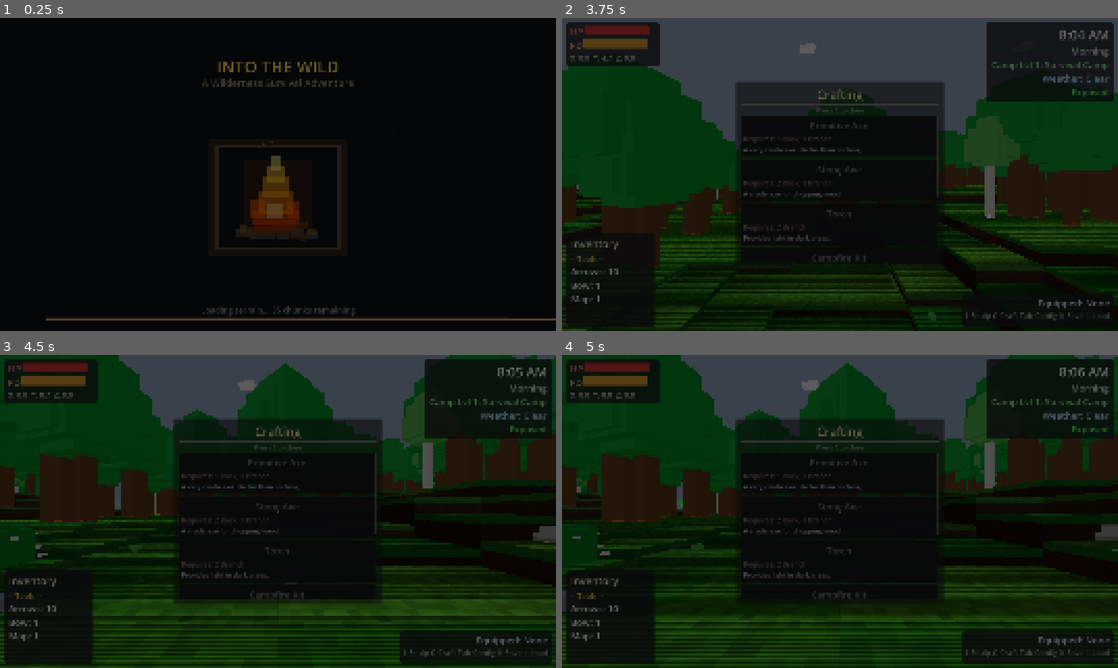
Above: before the commit, frames 1-4 (two rows, left to right).
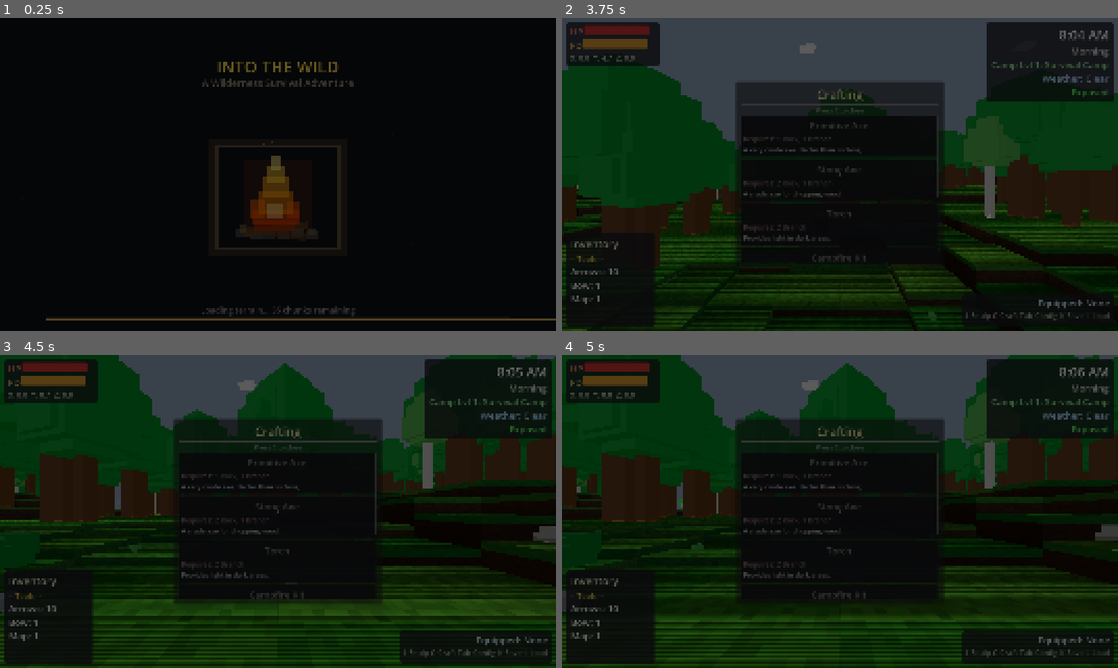
Above: after the commit, the same moments.

Repository: adchamberlain/into-the-wild
Game: Godot game, scene res://scenes/main.tscn
Two runs of this game, one before a commit and one after it. Both use one fixed random seed, a clock stepped at 60 frames per second and the inputs below.
Inputs (mouse positions are in pixels of both pictures, inside the frame that each line leads up to):
- Up to frame 1 (0.25 s): no input
- Up to frame 2 (3.75 s): tap Enter at 0.5, 2 s; move the mouse to (867, 174) at 0.52 s; hold F (eat) 0.53-1.28 s; hold W (move_forward) 0.53-3.53 s; click (867, 174) at 0.67 s; tap Space (jump) at 0.77, 1.07, 1.25, 1.52, 1.82, 3.02, 3.32 s; move the mouse to (812, 174) at 1.27 s; tap E (interact) at 1.35 s; move the mouse to (851, 168) at 2.02 s; hold M (move_structure) 2.03-2.78 s; move the mouse to (834, 180) at 2.77 s; tap C (open_crafting) at 2.85 s; click (834, 180) at 2.92 s; move the mouse to (1006, 221) at 3.52 s; hold A (move_left) from 3.53 s (still down); hold Shift (sprint) from 3.53 s (still down)
- Up to frame 3 (4.5 s): tap Space (jump) at 3.77, 4.07 s; release A (move_left) at 4.25 s; release Shift (sprint) at 4.25 s; drag from (111, 464) to (194, 433) at 4.27 s
- Up to frame 4 (5 s): no input

Frames 1-2 are identical in both runs. In frame 3, less than 0.1% of the frame differs, in the area x 0-9%, y 55-65%; in frame 4, less than 0.1%.

Commit message:
Redesign stump and bush decorations
Stump: single solid bark box with concentric ring pattern using same-height
overlapping boxes (bark > light wood > dark ring > heartwood) to avoid
Z-fighting and pancake stacking. Grass tufts at base.

Bush: replaced cactus-like floating blossoms with a solid organic shape -
one core body, 3-5 overlapping leaf clusters at different angles, and a
lighter green top tuft. No separate blossom objects.

Co-Authored-By: Claude Opus 4.6 <noreply@anthropic.com>

Diff:
--- a/scripts/world/terrain_chunk.gd
+++ b/scripts/world/terrain_chunk.gd
@@ -1645,45 +1645,47 @@
 
 func _create_scatter_bush(pos: Vector3, rng: RandomNumberGenerator) -> void:
 	var bush: Node3D = Node3D.new()
-	var num_boxes: int = rng.randi_range(3, 5)
-	var base_size: float = rng.randf_range(0.8, 1.4)
-
-	for i: int in range(num_boxes):
-		var box: MeshInstance3D = MeshInstance3D.new()
-		var mesh: BoxMesh = BoxMesh.new()
-		var sx: float = base_size * rng.randf_range(0.5, 1.0)
-		var sy: float = base_size * rng.randf_range(0.5, 0.9)
-		var sz: float = base_size * rng.randf_range(0.5, 1.0)
-		mesh.size = Vector3(sx, sy, sz)
-		box.mesh = mesh
-		box.material_override = _get_bush_material(rng.randf() > 0.5)
-		box.position = Vector3(
-			rng.randf_range(-0.3, 0.3) * base_size,
-			sy * 0.5 + rng.randf_range(0.0, 0.15),
-			rng.randf_range(-0.3, 0.3) * base_size
+	var base_size: float = rng.randf_range(0.6, 1.0)
+
+	# Core body — large rounded mass
+	var core: MeshInstance3D = MeshInstance3D.new()
+	var core_mesh: BoxMesh = BoxMesh.new()
+	core_mesh.size = Vector3(base_size, base_size * 0.7, base_size)
+	core.mesh = core_mesh
+	core.material_override = _get_bush_material(true)
+	core.position.y = base_size * 0.35
+	bush.add_child(core)
+
+	# 3-5 overlapping leaf clusters at different angles for volume
+	var num_clusters: int = rng.randi_range(3, 5)
+	for i: int in range(num_clusters):
+		var cluster: MeshInstance3D = MeshInstance3D.new()
+		var cluster_mesh: BoxMesh = BoxMesh.new()
+		var cw: float = base_size * rng.randf_range(0.4, 0.8)
+		var ch: float = base_size * rng.randf_range(0.3, 0.6)
+		var cd: float = base_size * rng.randf_range(0.4, 0.8)
+		cluster_mesh.size = Vector3(cw, ch, cd)
+		cluster.mesh = cluster_mesh
+		cluster.material_override = _get_bush_material(rng.randf() > 0.4)
+		var c_angle: float = rng.randf() * TAU
+		var c_radius: float = base_size * rng.randf_range(0.15, 0.35)
+		cluster.position = Vector3(
+			cos(c_angle) * c_radius,
+			base_size * rng.randf_range(0.2, 0.55),
+			sin(c_angle) * c_radius
 		)
-		bush.add_child(box)
-
-	# Scatter pink-white blossoms on the outer surface of the bush
-	var num_blossoms: int = rng.randi_range(10, 16)
-	for b: int in range(num_blossoms):
-		var blossom: MeshInstance3D = MeshInstance3D.new()
-		var blossom_mesh: BoxMesh = BoxMesh.new()
-		var bsize: float = rng.randf_range(0.08, 0.14)
-		blossom_mesh.size = Vector3(bsize, bsize * 0.6, bsize)
-		blossom.mesh = blossom_mesh
-		blossom.material_override = _get_blossom_material()
-		# Push to outer surface of bush so they're visible (beyond green box edges)
-		var angle: float = rng.randf() * TAU
-		var radius: float = base_size * rng.randf_range(0.55, 0.85)
-		var blossom_y: float = base_size * rng.randf_range(0.1, 0.85)
-		blossom.position = Vector3(
-			cos(angle) * radius,
-			blossom_y,
-			sin(angle) * radius
-		)
-		blossom.rotation.y = rng.randf() * TAU
-		bush.add_child(blossom)
+		cluster.rotation.y = rng.randf() * TAU
+		bush.add_child(cluster)
+
+	# Top tuft — lighter green, slightly above core
+	var top_tuft: MeshInstance3D = MeshInstance3D.new()
+	var top_mesh: BoxMesh = BoxMesh.new()
+	top_mesh.size = Vector3(base_size * 0.6, base_size * 0.35, base_size * 0.6)
+	top_tuft.mesh = top_mesh
+	top_tuft.material_override = _get_bush_material(false)
+	top_tuft.position = Vector3(rng.randf_range(-0.1, 0.1), base_size * 0.6, rng.randf_range(-0.1, 0.1))
+	top_tuft.rotation.y = rng.randf_range(-0.3, 0.3)
+	bush.add_child(top_tuft)
 
 	bush.position = pos
 	bush.rotation.y = rng.randf() * TAU
@@ -1696,63 +1698,52 @@
 	var is_stump: bool = rng.randf() > 0.5
 
 	if is_stump:
-		# Short vertical stack of 2-3 flat boxes
-		var stump_radius: float = rng.randf_range(0.5, 0.7)
-		var layers: int = rng.randi_range(2, 3)
-		var y_offset: float = 0.0
-		for i: int in range(layers):
-			var box: MeshInstance3D = MeshInstance3D.new()
-			var mesh: BoxMesh = BoxMesh.new()
-			var layer_h: float = rng.randf_range(0.2, 0.35)
-			var shrink: float = 1.0 - float(i) * 0.1
-			mesh.size = Vector3(stump_radius * 2.0 * shrink, layer_h, stump_radius * 2.0 * shrink)
-			box.mesh = mesh
-			box.material_override = _get_stump_material()
-			box.position.y = y_offset + layer_h * 0.5
-			box.rotation.y = rng.randf_range(-0.1, 0.1)
-			obj.add_child(box)
-			y_offset += layer_h
-
-		# Light wood top face — sized to match top bark layer
+		var stump_radius: float = rng.randf_range(0.4, 0.6)
+		var stump_height: float = rng.randf_range(0.5, 0.8)
+		var diameter: float = stump_radius * 2.0
+
+		# Single solid bark body
+		var bark: MeshInstance3D = MeshInstance3D.new()
+		var bark_mesh: BoxMesh = BoxMesh.new()
+		bark_mesh.size = Vector3(diameter, stump_height, diameter)
+		bark.mesh = bark_mesh
+		bark.material_override = _get_stump_material()
+		bark.position.y = stump_height * 0.5
+		obj.add_child(bark)
+
+		# Light wood top face — inset slightly inside the bark edges
+		var inset: float = 0.06
 		var top: MeshInstance3D = MeshInstance3D.new()
 		var top_mesh: BoxMesh = BoxMesh.new()
-		var top_shrink: float = 1.0 - float(layers - 1) * 0.1
-		var top_size: float = stump_radius * 2.0 * top_shrink
-		top_mesh.size = Vector3(top_size * rng.randf_range(0.9, 1.0), 0.04, top_size * rng.randf_range(0.9, 1.0))
+		var top_w: float = diameter - inset * 2.0
+		top_mesh.size = Vector3(top_w, stump_height + 0.01, top_w)
 		top.mesh = top_mesh
 		top.material_override = _get_stump_top_material()
-		top.position = Vector3(rng.randf_range(-0.04, 0.04), y_offset + 0.02, rng.randf_range(-0.04, 0.04))
-		top.rotation.y = rng.randf_range(-0.2, 0.2)
+		top.position.y = stump_height * 0.5
 		obj.add_child(top)
 
-		# Irregular ring details (2-3 off-center rings) — stacked above the top face
-		var num_rings: int = rng.randi_range(2, 3)
-		for r: int in range(num_rings):
-			var ring: MeshInstance3D = MeshInstance3D.new()
-			var ring_mesh: BoxMesh = BoxMesh.new()
-			var ring_scale: float = rng.randf_range(0.35, 0.75)
-			var ring_w: float = top_size * ring_scale * rng.randf_range(0.8, 1.2)
-			var ring_d: float = top_size * ring_scale * rng.randf_range(0.8, 1.2)
-			ring_mesh.size = Vector3(ring_w, 0.03, ring_d)
-			ring.mesh = ring_mesh
-			ring.material_override = _get_stump_ring_material()
-			ring.position = Vector3(
-				rng.randf_range(-0.06, 0.06),
-				y_offset + 0.06 + float(r) * 0.035,
-				rng.randf_range(-0.06, 0.06)
-			)
-			ring.rotation.y = rng.randf_range(-0.4, 0.4)
-			obj.add_child(ring)
-
-		# Off-center inner light spot — on top of rings
-		var center: MeshInstance3D = MeshInstance3D.new()
-		var center_mesh: BoxMesh = BoxMesh.new()
-		center_mesh.size = Vector3(top_size * rng.randf_range(0.2, 0.35), 0.03, top_size * rng.randf_range(0.2, 0.35))
-		center.mesh = center_mesh
-		center.material_override = _get_stump_top_material()
-		center.position = Vector3(rng.randf_range(-0.05, 0.05), y_offset + 0.06 + float(num_rings) * 0.035, rng.randf_range(-0.05, 0.05))
-		center.rotation.y = rng.randf_range(-0.5, 0.5)
-		obj.add_child(center)
+		# Ring detail — inset further, same height so it shows on top face only
+		var ring: MeshInstance3D = MeshInstance3D.new()
+		var ring_mesh: BoxMesh = BoxMesh.new()
+		var ring_w: float = (diameter - inset * 2.0) * rng.randf_range(0.55, 0.7)
+		var ring_d: float = (diameter - inset * 2.0) * rng.randf_range(0.55, 0.7)
+		ring_mesh.size = Vector3(ring_w, stump_height + 0.02, ring_d)
+		ring.mesh = ring_mesh
+		ring.material_override = _get_stump_ring_material()
+		ring.position = Vector3(rng.randf_range(-0.03, 0.03), stump_height * 0.5, rng.randf_range(-0.03, 0.03))
+		ring.rotation.y = rng.randf_range(-0.3, 0.3)
+		obj.add_child(ring)
+
+		# Inner heartwood — smallest, shows on top
+		var heart: MeshInstance3D = MeshInstance3D.new()
+		var heart_mesh: BoxMesh = BoxMesh.new()
+		var heart_w: float = (diameter - inset * 2.0) * rng.randf_range(0.2, 0.35)
+		heart_mesh.size = Vector3(heart_w, stump_height + 0.03, heart_w)
+		heart.mesh = heart_mesh
+		heart.material_override = _get_stump_top_material()
+		heart.position = Vector3(rng.randf_range(-0.03, 0.03), stump_height * 0.5, rng.randf_range(-0.03, 0.03))
+		heart.rotation.y = rng.randf_range(-0.4, 0.4)
+		obj.add_child(heart)
 
 		# Small grass tufts around base
 		var num_grass: int = rng.randi_range(4, 7)
@@ -1765,7 +1756,7 @@
 			tuft.mesh = tuft_mesh
 			tuft.material_override = _get_flower_stem_material()
 			var g_angle: float = rng.randf() * TAU
-			var g_radius: float = stump_radius + rng.randf_range(0.05, 0.2)
+			var g_radius: float = stump_radius + rng.randf_range(0.05, 0.15)
 			tuft.position = Vector3(
 				cos(g_angle) * g_radius,
 				gh * 0.5,
